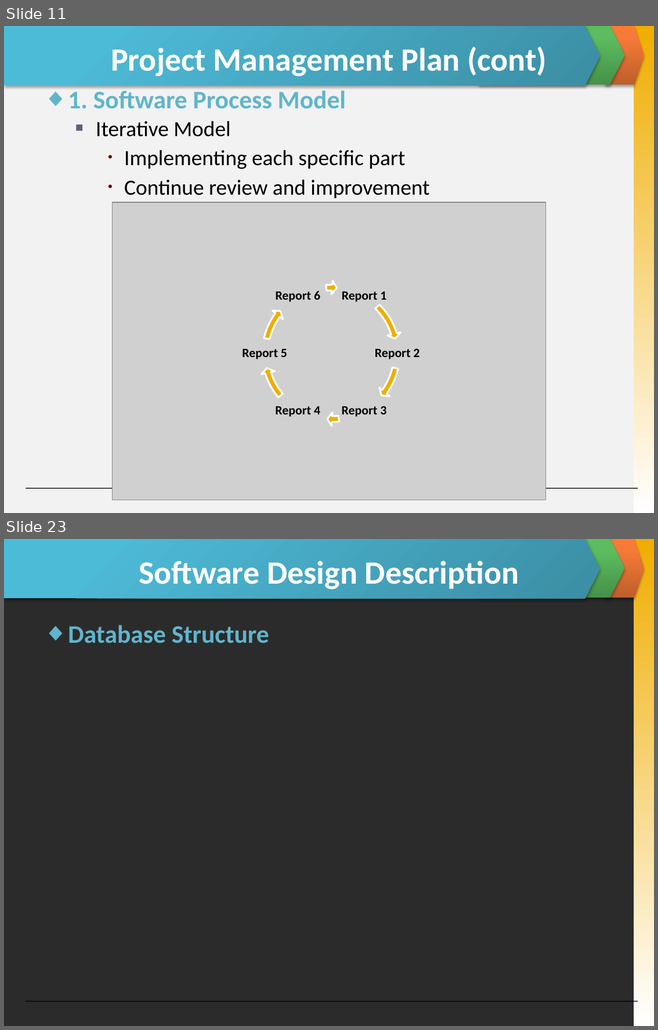
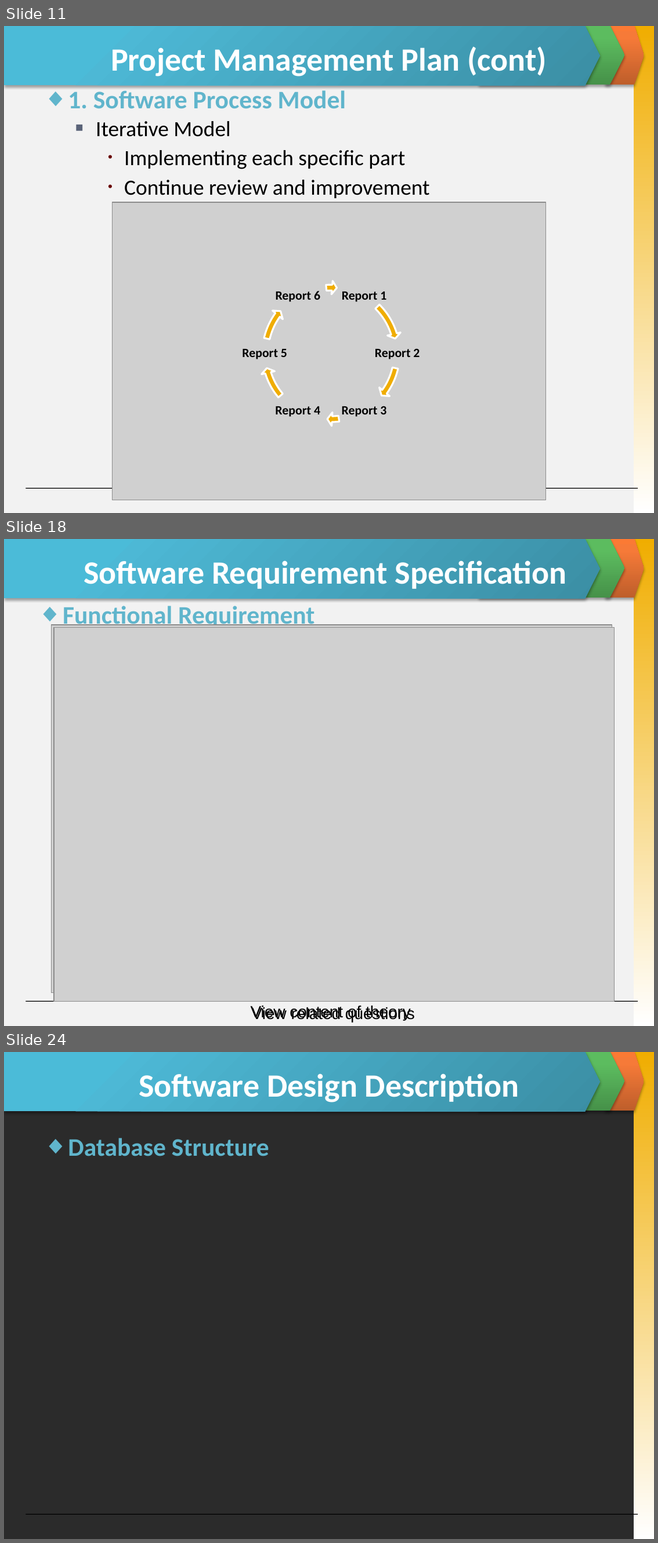
Before and after one commit to skyview059/e-learning-website, a slide deck: Document/Final report/Slide Present E-Learning.pptx. Shown one above the other, each under a label of ours: slides 11 and 23 before the commit, slides 11, 18 and 24 after it; the slides between them are not shown. The pictures are 658x1030 and 658x1543 pixels, drawn with LibreOffice and Linux fonts; fonts in the diff are those of the drawing; grey boxes stand for pictures; background and template pictures are left out; a plain dark background stands for a picture behind light text. Boxes give left, top, right and bottom in pixels: in the first picture for what was removed or moved away, otherwise in the second. Text is boxed around its words. In the diff, an @@ line names an element or a change of style, - is before the commit and + after.

```diff
--- a/Document/Final report/Slide Present E-Learning.pptx
+++ b/Document/Final report/Slide Present E-Learning.pptx
@@ slide 18 added at [4, 539, 654, 1026], background #F2F2F2; not listed: 5 template elements that a slide beside it also shows @@
@@ title added at [83, 560, 567, 589], 36 pt, text #FFFFFF, bold @@
+Software Requirement Specification
@@ text added at [63, 606, 314, 628], 28 pt, text #60B5CC, bold @@
+◆ Functional Requirement
@@ picture added at [52, 625, 611, 993] @@
@@ picture added at [54, 627, 614, 1001] @@
@@ text added at [250, 1005, 411, 1020], 18 pt, text #000000 @@
+View content of theory
@@ text added at [291, 1006, 415, 1022], 18 pt, text #000000 @@
+View related questions
@@ what was slide 23 is now slide 24 @@
```
Also in this commit, not shown: 11 slides changed, 3 other slides added, 4 slides removed, 2 other files.
